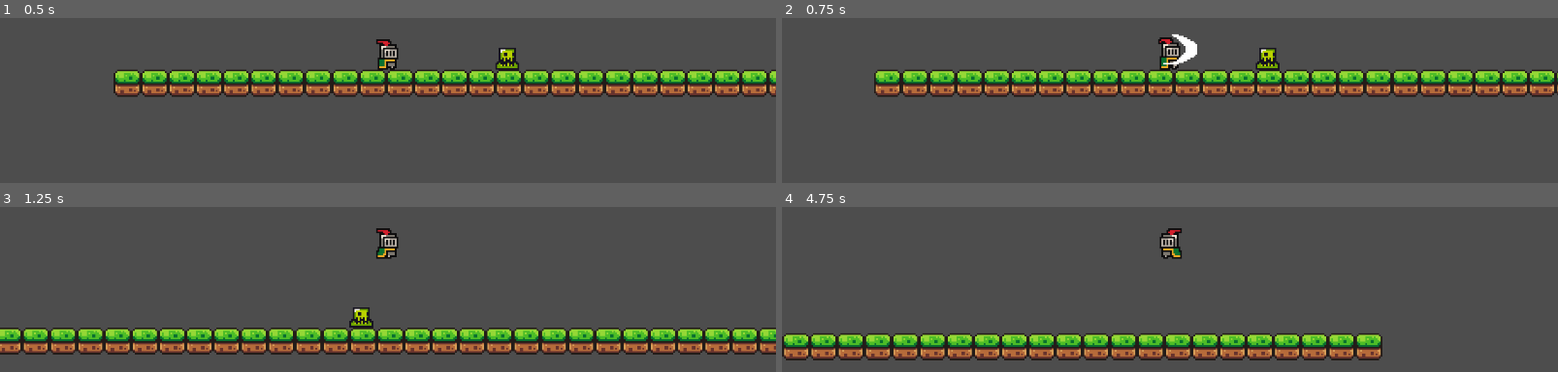
Above: before the commit, frames 1-4 (two rows, left to right).
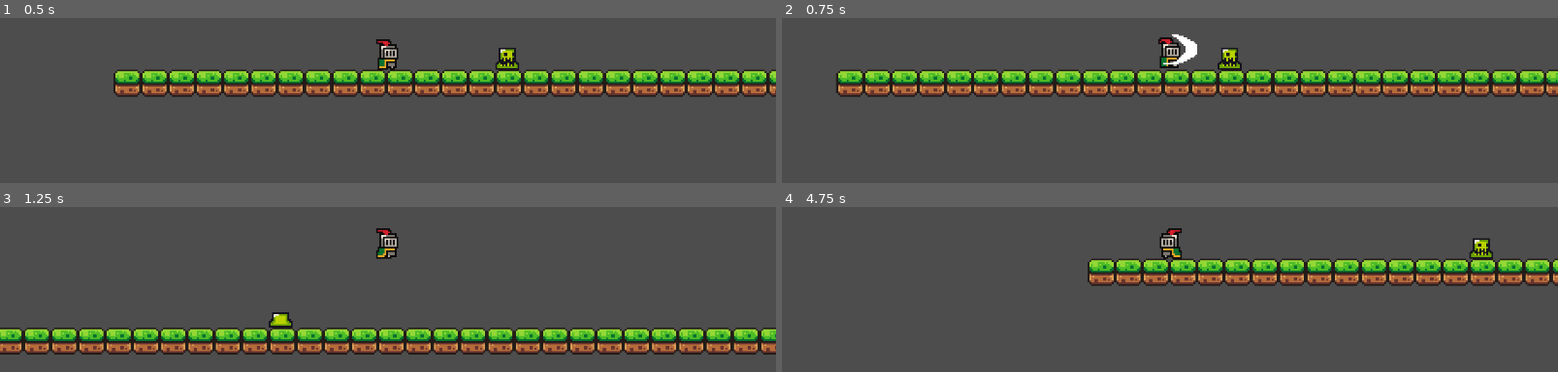
Above: after the commit, the same moments.

Repository: frangr94/doge-bonk
Game: Godot game, scene res://scenes/levels/tutorial.tscn
Two runs of this game, one before a commit and one after it. Both use one fixed random seed, a clock stepped at 60 frames per second and the inputs below.
Inputs:
- Up to frame 1 (0.5 s): no input
- Up to frame 2 (0.75 s): hold Right (move_right) from 0.53 s (still down); tap A (attack) at 0.6 s
- Up to frame 3 (1.25 s): keep holding Right (move_right); tap Space (jump) at 0.77 s; tap Shift (dash) at 0.8 s
- Up to frame 4 (4.75 s): tap Shift (dash) at 1.35, 2.3, 2.85, 3.8, 4.35 s; tap Space (jump) at 1.52, 3.02, 3.77, 4.52 s; tap A (attack) at 1.55, 2.1, 3.05, 3.6, 4.55 s; release Right (move_right) at 2.03 s; hold Left (move_left) 2.03-2.78 s; hold Right (move_right) 2.78-4.28 s; hold Left (move_left) from 4.28 s (still down)

Frame 1 is identical in both runs. In frame 2, 10% of the frame differs, in the area x 7-100%, y 18-48%; in frame 3, 4.6%; in frame 4, 22%, in the area x 0-100%, y 18-93%.

Commit message:
player can move while attacking

Diff:
--- a/scenes/characters/player.tscn
+++ b/scenes/characters/player.tscn
@@ -5,21 +5,21 @@
 [ext_resource type="Texture2D" uid="uid://c8f1gtohskdqk" path="res://assets/sprites/knight.png" id="2_yewv4"]
 [ext_resource type="Texture2D" uid="uid://ld42iohdk6ck" path="res://assets/sprites/knight_abilities.png" id="4_dyp2m"]
 
-[sub_resource type="AtlasTexture" id="AtlasTexture_76oj4"]
-atlas = ExtResource("1_rp718")
-region = Rect2(128, 0, 32, 32)
-
 [sub_resource type="AtlasTexture" id="AtlasTexture_dyp2m"]
 atlas = ExtResource("1_rp718")
-region = Rect2(160, 0, 32, 32)
+region = Rect2(128, 32, 32, 32)
 
 [sub_resource type="AtlasTexture" id="AtlasTexture_atpat"]
 atlas = ExtResource("1_rp718")
-region = Rect2(192, 0, 32, 32)
-
-[sub_resource type="AtlasTexture" id="AtlasTexture_5jukt"]
-atlas = ExtResource("1_rp718")
-region = Rect2(224, 0, 32, 32)
+region = Rect2(160, 32, 32, 32)
+
+[sub_resource type="AtlasTexture" id="AtlasTexture_inhyd"]
+atlas = ExtResource("1_rp718")
+region = Rect2(192, 32, 32, 32)
+
+[sub_resource type="AtlasTexture" id="AtlasTexture_wqk1x"]
+atlas = ExtResource("1_rp718")
+region = Rect2(224, 32, 32, 32)
 
 [sub_resource type="AtlasTexture" id="AtlasTexture_xrqxk"]
 atlas = ExtResource("4_dyp2m")
@@ -173,16 +173,16 @@
 animations = [{
 "frames": [{
 "duration": 1.0,
-"texture": SubResource("AtlasTexture_76oj4")
-}, {
-"duration": 1.0,
 "texture": SubResource("AtlasTexture_dyp2m")
 }, {
 "duration": 1.0,
 "texture": SubResource("AtlasTexture_atpat")
 }, {
 "duration": 1.0,
-"texture": SubResource("AtlasTexture_5jukt")
+"texture": SubResource("AtlasTexture_inhyd")
+}, {
+"duration": 1.0,
+"texture": SubResource("AtlasTexture_wqk1x")
 }],
 "loop": false,
 "name": &"attack",
@@ -348,8 +348,10 @@
 
 [node name="AnimatedSprite2D" type="AnimatedSprite2D" parent="."]
 sprite_frames = SubResource("SpriteFrames_qgnko")
-animation = &"dash"
+animation = &"attack"
 autoplay = "idle"
+frame = 3
+frame_progress = 1.0
 
 [node name="attack_area" type="Area2D" parent="." groups=["sword"]]
 collision_layer = 32
--- a/scripts/player/player_movement.gd
+++ b/scripts/player/player_movement.gd
@@ -15,7 +15,8 @@
 var isDashing = false
 
 
-func start_roll() -> void:
+func start_dash() -> void:
+
 	isDashing = true
 	animated_sprite_2d.play("dash")
 	player.set_collision_layer_value(7, false) # get iframes
@@ -50,10 +51,16 @@
 			$attack_area/CollisionShape2D.disabled = true
 
 	if Input.is_action_just_pressed("dash") and not isDashing and not isAttacking:
-		start_roll()
+		start_dash()
 
 	if isAttacking:
-		velocity.x = 0
+		var direction := Input.get_axis("move_left", "move_right")
+		if direction > 0:
+			animated_sprite_2d.flip_h = false
+			collision_shape_2d.position = Vector2(8,0)
+		elif direction < 0:
+			animated_sprite_2d.flip_h = true
+			collision_shape_2d.position = Vector2(-8,0)
 	elif isDashing:
 		# Maintain roll velocity
 		pass
Binary file changed: assets/sprites/knight_abilities.png
Binary file changed: assets/sprites/sword_animation.png
Binary file added: assets/sprites/sword_animation_long_2.png
Not shown, added: assets/sprites/sword_animation_long_2.png.import
